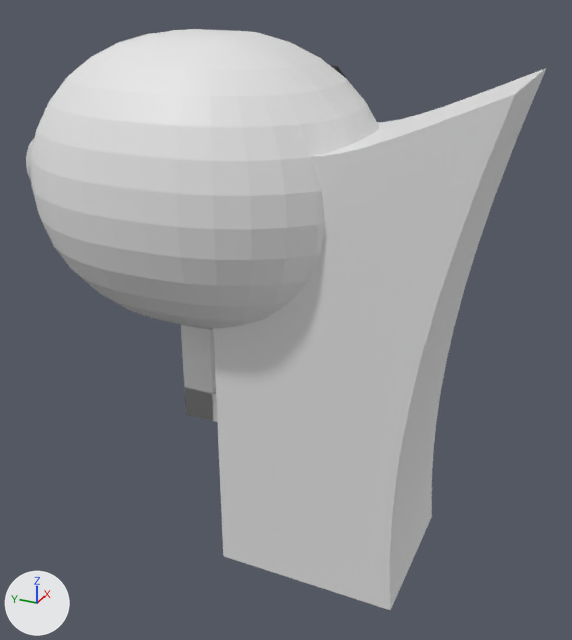
Before and after pictures for a commit that changed the Blender file keychain02_Sachi_v01.blend.
One viewpoint serves both versions: a camera (50 mm lens) standing at (-8.57, -2.7, 7.75) and looking at (1.21, 1.7, 2.86). Arrows for +X, +Y and +Z are at lower left; the lights stay in place. The older version comes first.
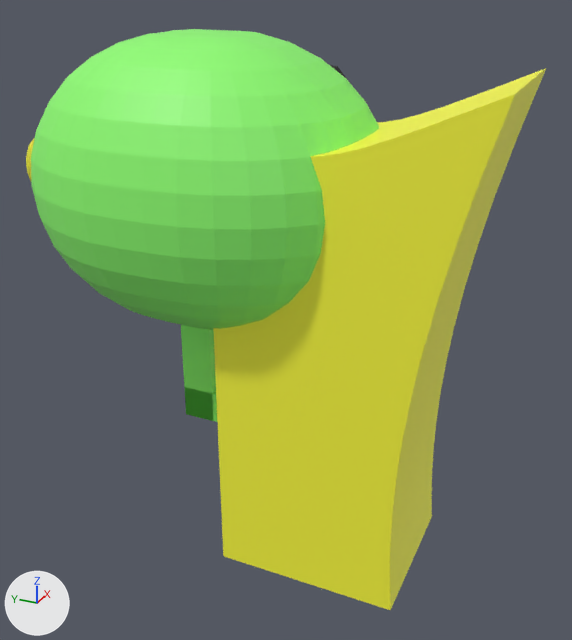
Pixel boxes [x1, y1, x2, y2] of what changed, in the pictures (572 x 640 px):
'BézierCurve.004', recoloured (white to yellow): [213, 68, 546, 610] in both
'Sphere', recoloured (white to green): [31, 29, 379, 330] in both
'Cube.002', recoloured (white to green): [181, 325, 217, 422] in both

What changed in the scene script:
```text
Add mat_material_004:
    mat_material_004 = principled_material('Material.004')
    mat_material_004.base_color = (0.275, 1.0, 0.171)  # green #8fff73
Add mat_material_003:
    mat_material_003 = principled_material('Material.003')
    mat_material_003.base_color = (0.275, 1.0, 0.168)  # green #8fff72
Add mat_material_005:
    mat_material_005 = principled_material('Material.005')
    mat_material_005.base_color = (1.0, 1.0, 0.0482)  # yellow #ffff3e
Change me_mesh_004:
    where me_mesh_004.from_pydata(...)  # 548 vertices, 520 faces; spans x -0.02..2.53, y -1.58..2.42, z -3.93..2.08
    add me_mesh_004.materials.append(mat_material_005)  # yellow #ffff3e
Change me_sphere:
    where me_sphere.from_pydata(...)  # 582 vertices, 612 faces; spans x -1.0..1.23, y -1.19..1.0, z -1.0..1.0
    add me_sphere.materials.append(mat_material_003)  # green #8fff72
Change me_cube_002:
    where me_cube_002.from_pydata(...)  # 16 vertices, 12 faces; spans x -1.0..1.0, y -1.0..7.0, z -1.0..1.0
    add me_cube_002.materials.append(mat_material_004)  # green #8fff73
```
